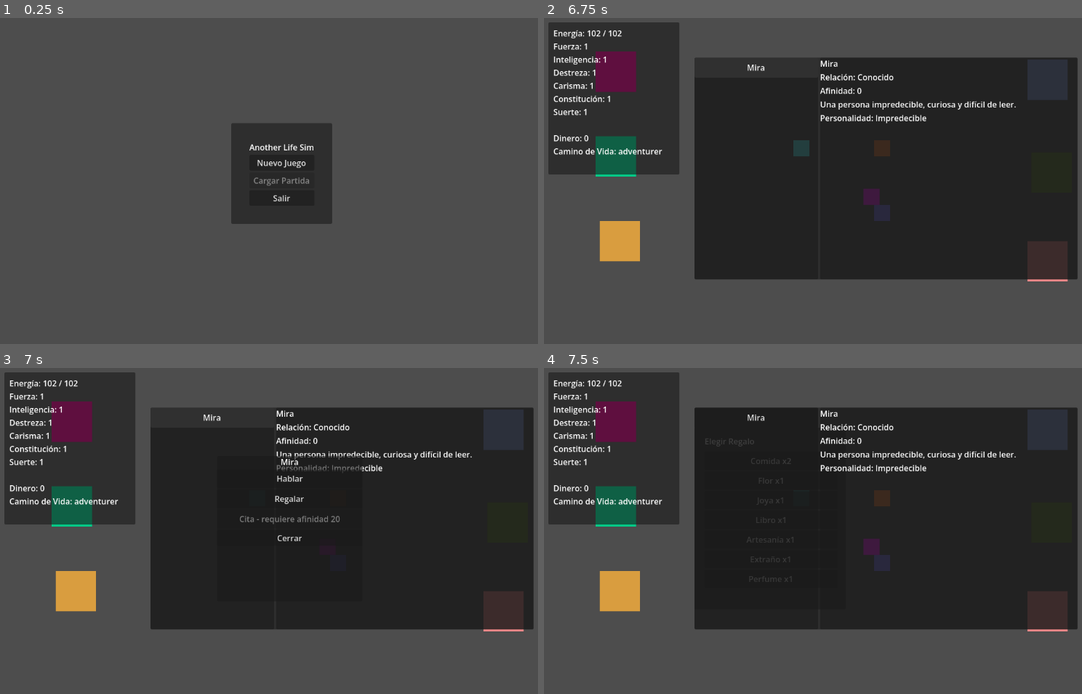
Above: before the commit, frames 1-4 (two rows, left to right).
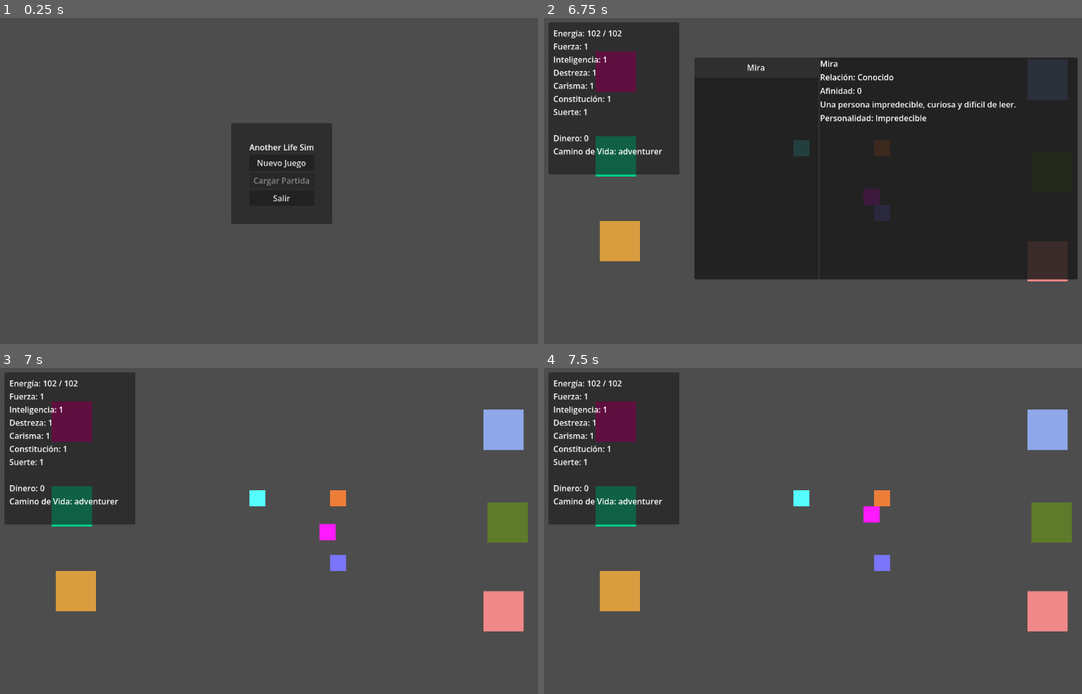
Above: after the commit, the same moments.

Repository: JoshSnowMex/another-life-project
Game: Godot game, scene res://scenes/ui/main_menu.tscn
Two runs of this game, one before a commit and one after it. Both use one fixed random seed, a clock stepped at 60 frames per second and the inputs below.
Inputs (mouse positions are in pixels of both pictures, inside the frame that each line leads up to):
- Up to frame 1 (0.25 s): no input
- Up to frame 2 (6.75 s): click "Nuevo Juego" at 0.5 s; click "Aventurero" at 1.25 s; click "Comenzar" at 2 s; tap Enter at 2.75, 5 s; hold D (move_right) 2.78-3.53 s; tap F (interact) at 2.85, 3.8, 5.1 s; tap R (social_notebook) at 3.05, 3.6, 5.3 s; tap Space at 3.5, 6.5 s; hold S (move_down) 3.53-4.25 s; click "Hablar" at 4.25 s; hold D (move_right) 5.03-5.75 s; click "Mira" at 5.75 s; hold W (move_up) from 6.53 s (still down); tap T (next_day) at 6.6 s
- Up to frame 3 (7 s): keep holding W (move_up); tap F (interact) at 6.8 s
- Up to frame 4 (7.5 s): release W (move_up) at 7.25 s; click (834, 498) at 7.25 s, where only the run before the commit has a clickable "Regalar"

Frames 1-2 are identical in both runs. In frame 3, 48% of the frame differs, in the area x 27-100%, y 12-81%; in frame 4, 48%.

Commit message:
Fix contextual menu input overlap

Diff:
--- a/scripts/player.gd
+++ b/scripts/player.gd
@@ -17,23 +17,35 @@
 	if Input.is_action_just_pressed("interact"):
 		if dialogue_box.is_open():
 			dialogue_box.advance_dialogue()
+		elif gift_menu.visible:
+			gift_menu.close_menu()
+		elif social_notebook.visible:
+			social_notebook.close_notebook()
+		elif date_menu.visible:
+			date_menu.close_menu()
+		elif location_menu.visible:
+			location_menu.close_menu()
+		elif npc_interaction_menu.visible:
+			npc_interaction_menu.close_menu()
+		elif pause_menu.visible:
+			pause_menu.close_menu()
 		else:
 			check_interaction()
 
 	if Input.is_action_just_pressed("gift_menu"):
-		if not gift_menu.visible:
+		if gift_menu.visible:
+			gift_menu.close_menu()
+		elif not is_any_ui_visible([dialogue_box, social_notebook, pause_menu, date_menu, location_menu, npc_interaction_menu]):
 			open_gift_menu_for_nearby_npc()
-		else:
-			gift_menu.close_menu()
 
 	if Input.is_action_just_pressed("social_notebook"):
 		social_notebook.toggle_notebook()
 
 	if Input.is_action_just_pressed("date_menu"):
-		if not date_menu.visible:
+		if date_menu.visible:
+			date_menu.close_menu()
+		elif not is_any_ui_visible([dialogue_box, gift_menu, social_notebook, pause_menu, location_menu, npc_interaction_menu]):
 			open_date_menu_for_nearby_npc()
-		else:
-			date_menu.close_menu()
 
 	if Input.is_action_just_pressed("pause_menu"):
 		if dialogue_box.is_open():
@@ -120,3 +132,16 @@
 		if body.has_method("interact") and "npc_id" in body:
 			date_menu.open_menu(body)
 			return
+
+func is_any_ui_visible(controls: Array) -> bool:
+	for control in controls:
+		if control == null:
+			continue
+
+		if control.has_method("is_open") and control.is_open():
+			return true
+
+		if "visible" in control and control.visible:
+			return true
+
+	return false
